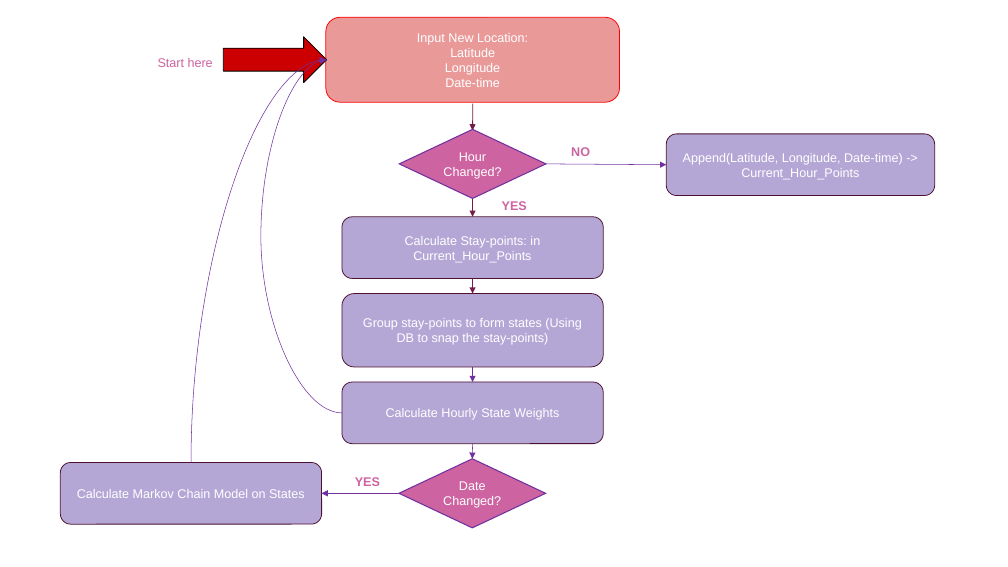
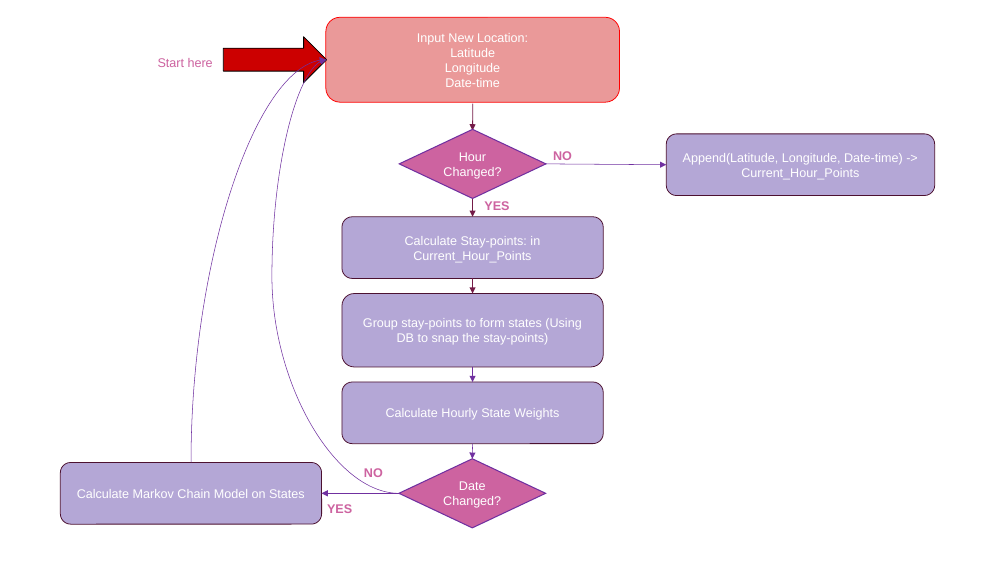
Before and after one commit to shank121991/winthesislocation, a slide deck: slide 1 of Writings/overview diagrams.pptx. Drawn at 1008x567 pixels with LibreOffice and Linux fonts; fonts in the diff are those of the drawing. Boxes give left, top, right and bottom in pixels: in the first picture for what was removed or moved away, otherwise in the second. Text is boxed around its words. In the diff, an @@ line names an element or a change of style, - is before the commit and + after.

```diff
--- a/Writings/overview diagrams.pptx
+++ b/Writings/overview diagrams.pptx
@@ curved arrow moved from (342, 413) - (327, 60) to (399, 494) - (327, 60) @@
@@ text "NO": place and size @@
-text "NO" at [571,147,590,156]
+text "NO" at [553,151,572,160]
@@ text "YES": place and size @@
-text "YES" at [502,201,527,210]
+text "YES" at [484,201,509,210]
@@ text added at [364,468,383,477], 12 pt, text #CD63A0, bold @@
+NO
@@ text "YES": place and size @@
-text "YES" at [355,477,380,486]
+text "YES" at [327,504,352,513]
```
Also in this commit, not shown: 11 other files.
